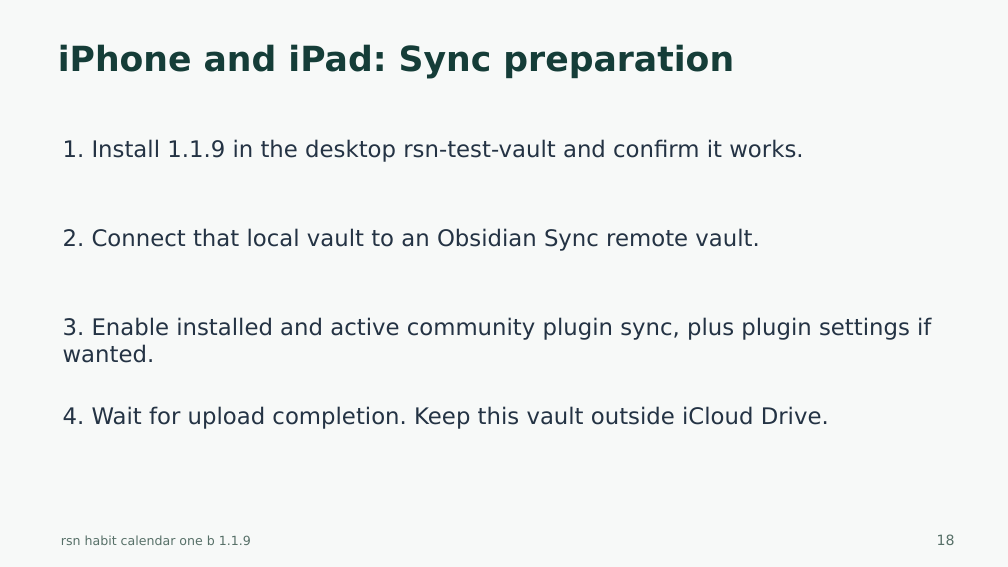
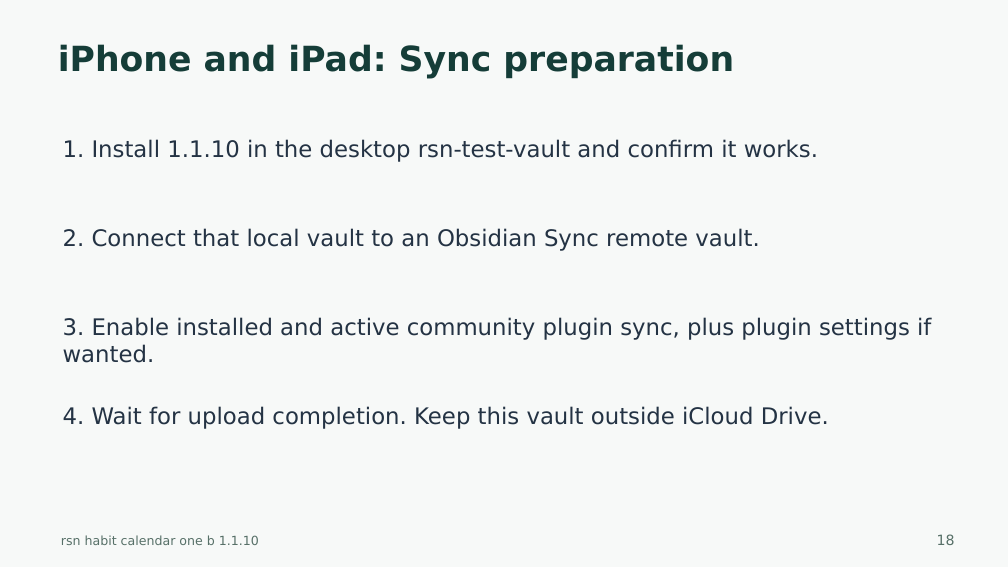
Before and after one commit to harharhari/rsn-habit-tracker-obsidian-plugin, a slide deck: slide 18 of docs/rsn-habit-calendar-one-b-tutorial.pptx. Drawn at 1008x567 pixels with LibreOffice and Linux fonts; fonts in the diff are those of the drawing. Boxes give left, top, right and bottom in pixels: in the first picture for what was removed or moved away, otherwise in the second. Text is boxed around its words. In the diff, an @@ line names an element or a change of style, - is before the commit and + after.

Commit message:
1. Minor modifications including Github 2. Habit Tracker Obsidian Version 1.1.10 3. as on 2026-10-27

```diff
--- a/docs/rsn-habit-calendar-one-b-tutorial.pptx
+++ b/docs/rsn-habit-calendar-one-b-tutorial.pptx
@@ text at <box>63,139,818,162</box>: text changed @@
-1. Install 1.1.9 in the desktop rsn-test-vault and confirm it works.
+1. Install 1.1.10 in the desktop rsn-test-vault and confirm it works.
@@ text at <box>61,535,259,545</box>: text changed @@
-rsn habit calendar one b 1.1.9
+rsn habit calendar one b 1.1.10
```
Also in this commit, not shown: 44 other slides changed, 34 other files.
